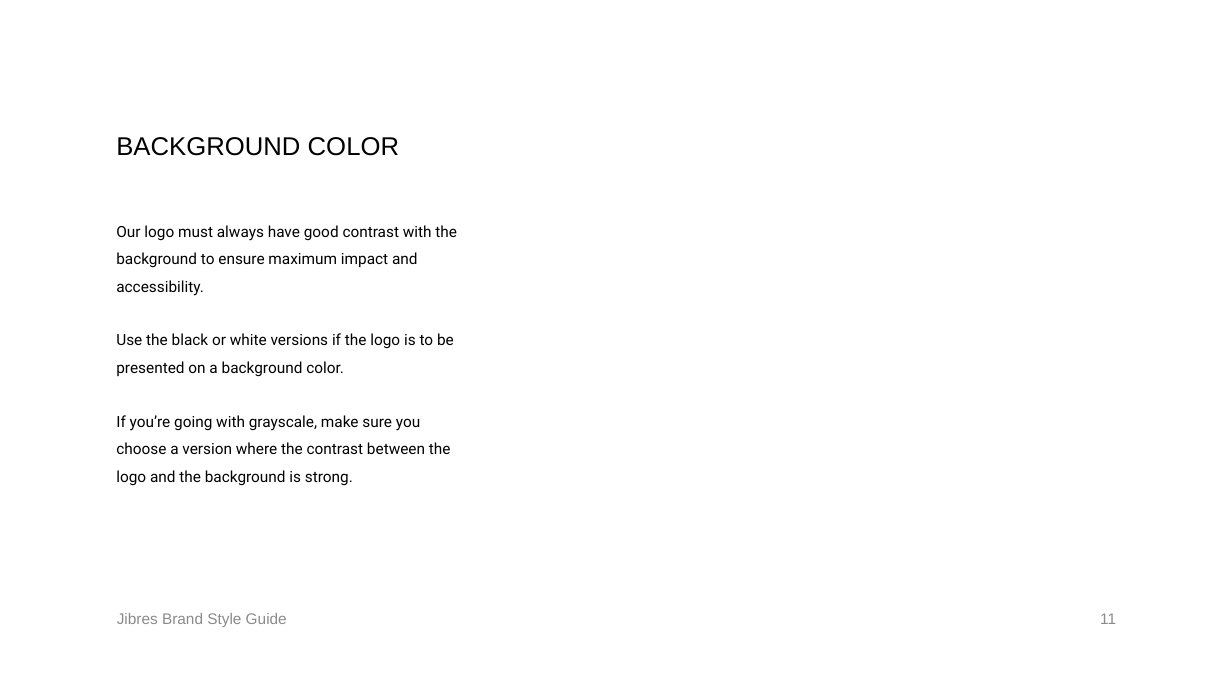
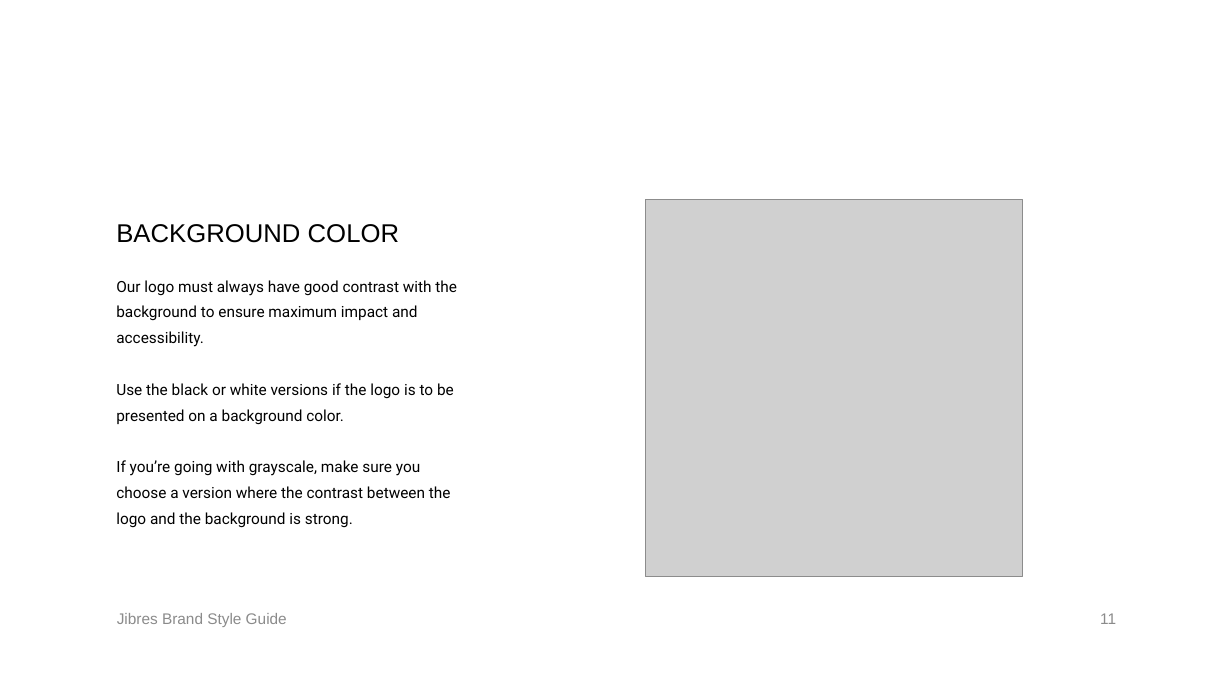
Before and after one commit to jibres/Jibres-logo, a slide deck: slide 11 of styleguide/Jibres-brand-styleguide.pptx. Drawn at 1232x693 pixels with LibreOffice and Linux fonts; fonts in the diff are those of the drawing; grey boxes stand for pictures. Boxes give left, top, right and bottom in pixels: in the first picture for what was removed or moved away, otherwise in the second. Text is boxed around its words. In the diff, an @@ line names an element or a change of style, - is before the commit and + after.

```diff
--- a/styleguide/Jibres-brand-styleguide.pptx
+++ b/styleguide/Jibres-brand-styleguide.pptx
@@ title "BACKGROUND COLOR": place and size @@
-title "BACKGROUND COLOR" at [116, 137, 399, 156]
+title "BACKGROUND COLOR" at [116, 224, 399, 243]
@@ title "BACKGROUND COLOR" at [116, 224, 399, 243]: vertical alignment top to bottom @@
@@ picture added at [645, 200, 1022, 577] @@
@@ text "Our logo must always have ...": place and size @@
-text "Our logo must always have ..." at [116, 225, 457, 486]
+text "Our logo must always have ..." at [116, 280, 457, 528]
@@ text "Our logo must always have ..." at [116, 280, 457, 528]: line spacing 1.5 to 1.4 @@
```
Also in this commit, not shown: 11 other slides changed, 2 slides added, 2 slides removed, 1 other file.
